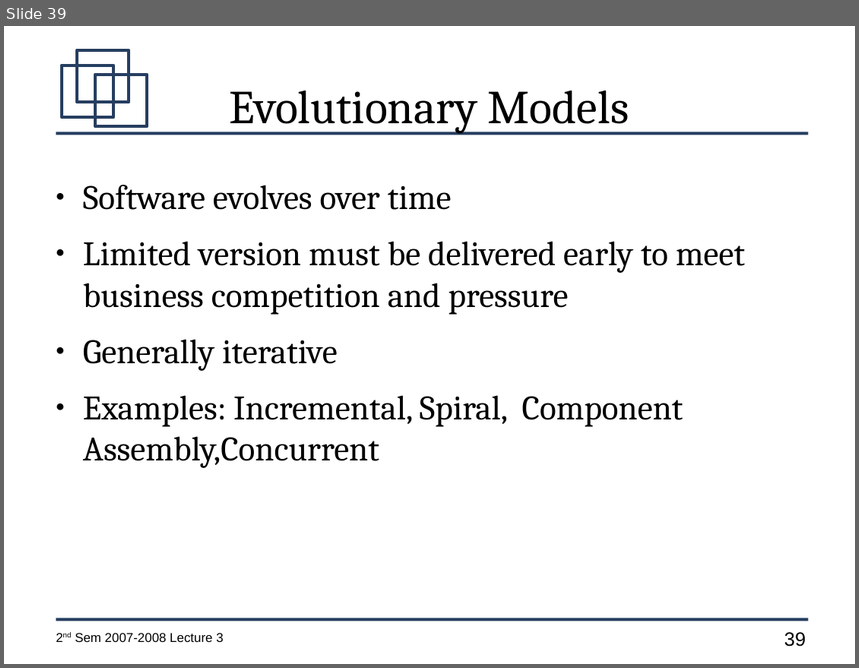
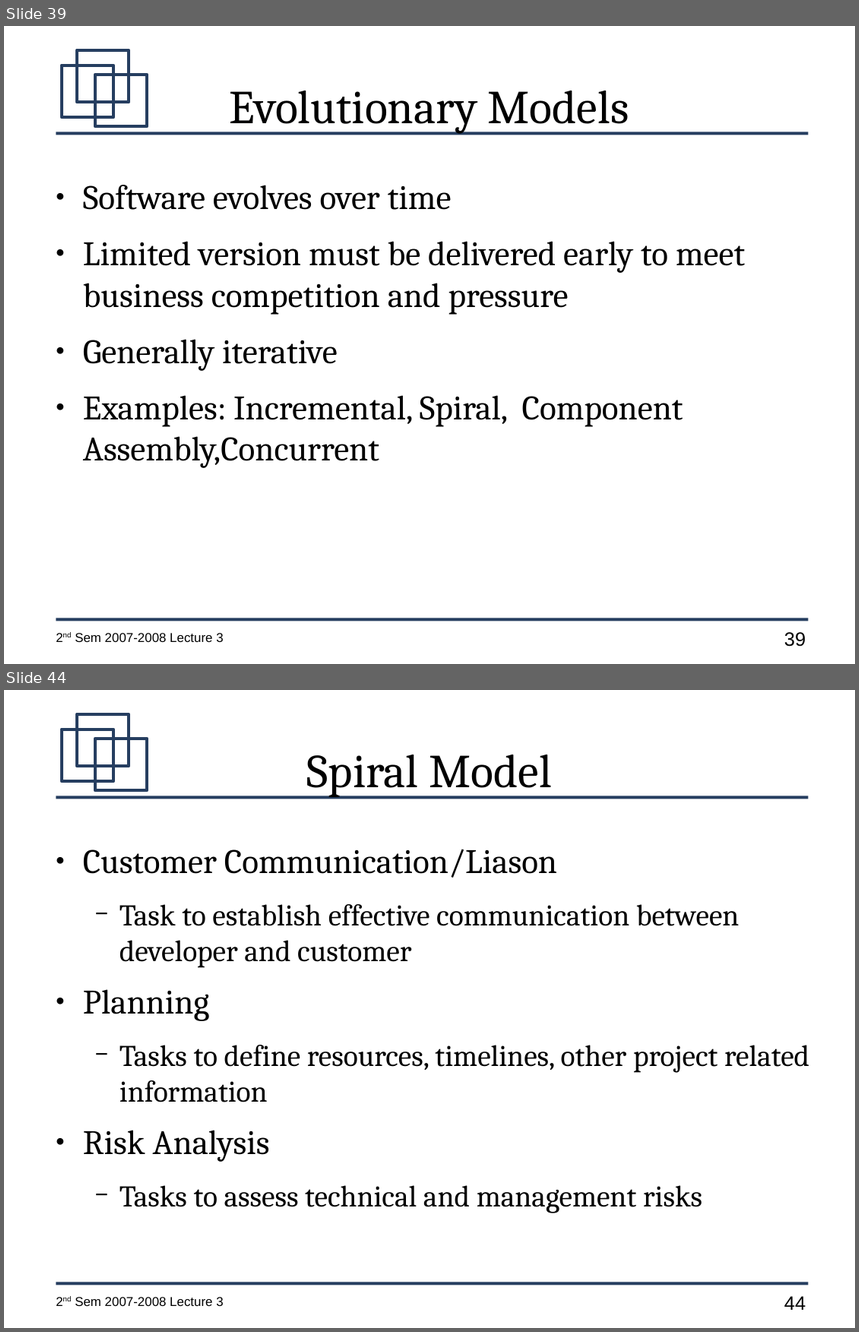
Before and after one commit to jachermocilla/jach-homepage, a slide deck: CMSC128-2nd-Sem-2007-L3.odp. Shown one above the other, each under a label of ours: slide 39 before the commit, slides 39 and 44 after it; the slides between them are not shown. The pictures are 859x668 and 859x1332 pixels, drawn with LibreOffice and Linux fonts; fonts in the diff are those of the drawing. Boxes give left, top, right and bottom in pixels: in the first picture for what was removed or moved away, otherwise in the second. Text is boxed around its words. In the diff, an @@ line names an element or a change of style, - is before the commit and + after.

```diff
--- a/CMSC128-2nd-Sem-2007-L3.odp
+++ b/CMSC128-2nd-Sem-2007-L3.odp
@@ slide 44 added at [4,690,855,1328], background #FFFFFF; not listed: 7 template elements that a slide beside it also shows @@
@@ title added at [307,755,551,798], 44 pt, text #000000 @@
+Spiral Model
@@ text added at [83,849,810,1214], 28 pt, text #000000 @@
+● Customer Communication/Liason
+  − Task to establish effective communication between developer and customer
+● Planning
+  − Tasks to define resources, timelines, other project related information
+● Risk Analysis
+  − Tasks to assess technical and management risks
```
Also in this commit, not shown: 15 other slides added.
